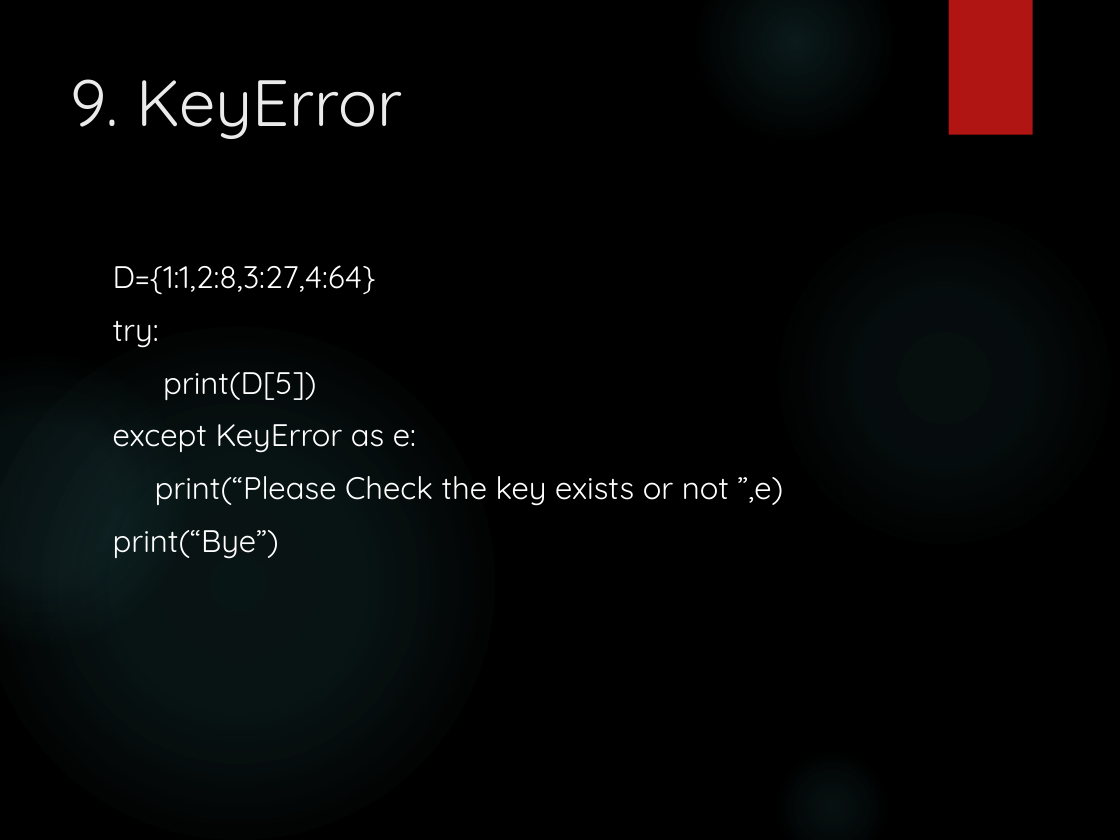
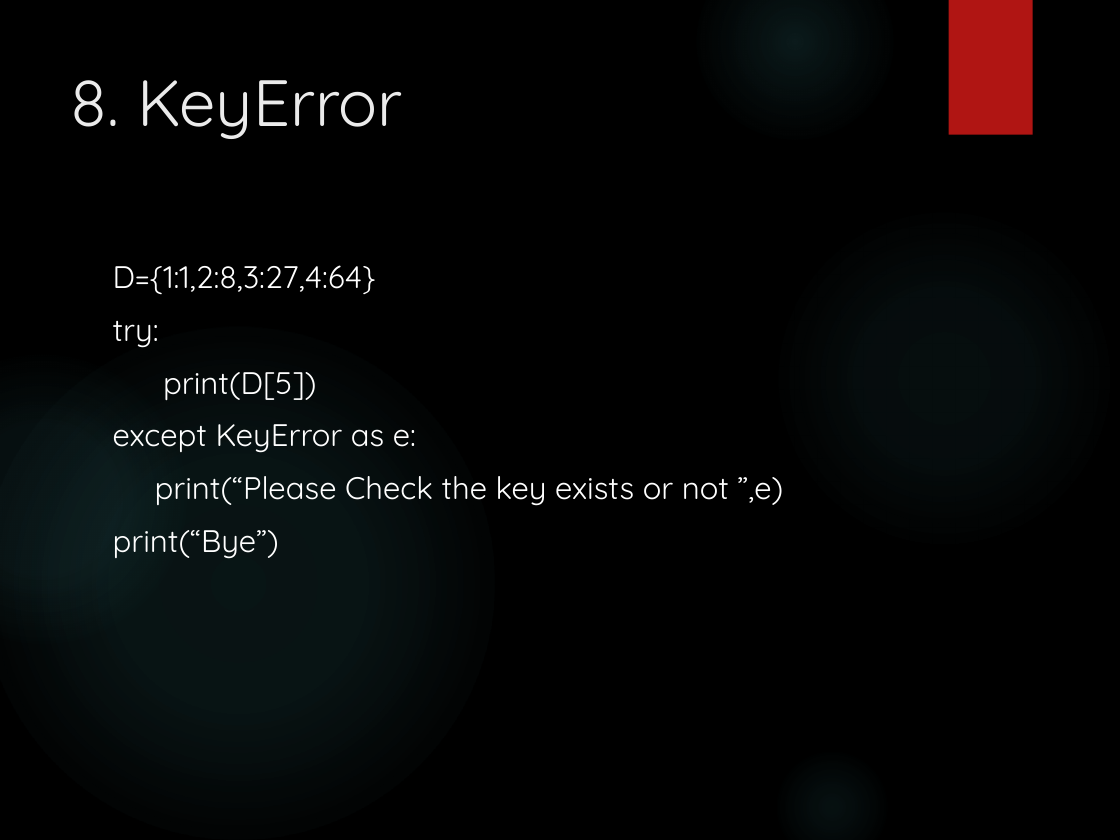
Before and after one commit to GLA-Python/python3.10.0, a slide deck: slide 18 of Topicwise PDF/Exception Handling.pptx (slide 17 before the commit). Drawn at 1120x840 pixels with LibreOffice and Linux fonts; fonts in the diff are those of the drawing; background and template pictures are left out. Boxes give left, top, right and bottom in pixels: in the first picture for what was removed or moved away, otherwise in the second. Text is boxed around its words. In the diff, an @@ line names an element or a change of style, - is before the commit and + after.

```diff
--- a/Topicwise PDF/Exception Handling.pptx
+++ b/Topicwise PDF/Exception Handling.pptx
@@ title at [71, 80, 403, 139]: text changed @@
-9. KeyError
+8. KeyError
```
Also in this commit, not shown: 9 other slides changed, 8 slides added, 8 slides removed.
